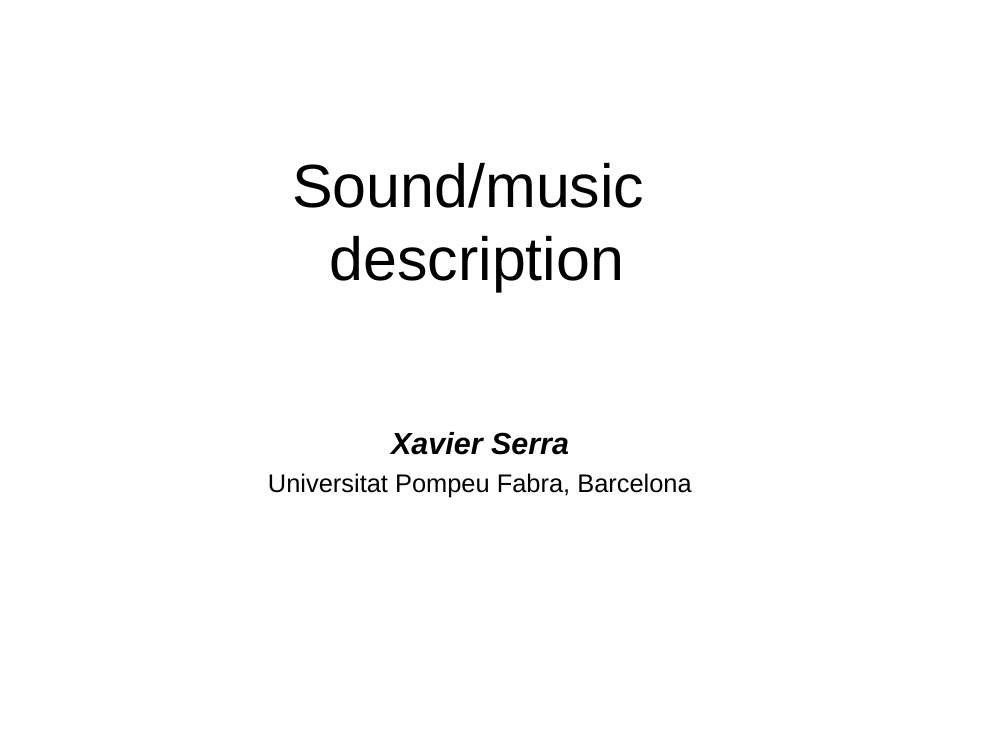
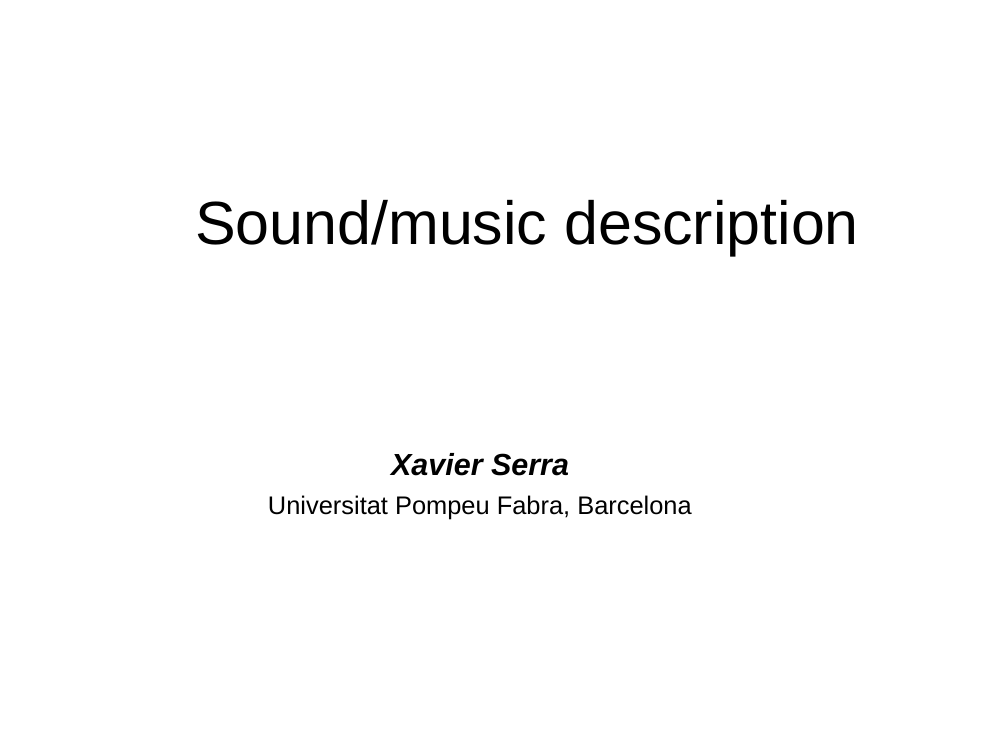
Before and after one commit to MTG/sms-tools, a slide deck: slide 1 of lectures/9-Sound-description/Sound-music-description.odp. Drawn at 1008x756 pixels with LibreOffice and Linux fonts; fonts in the diff are those of the drawing. Boxes give left, top, right and bottom in pixels: in the first picture for what was removed or moved away, otherwise in the second. Text is boxed around its words. In the diff, an @@ line names an element or a change of style, - is before the commit and + after.

```diff
--- a/lectures/9-Sound-description/Sound-music-description.odp
+++ b/lectures/9-Sound-description/Sound-music-description.odp
@@ title "Sound/music description" rewrapped from [292,162,644,292] to [195,199,859,255] @@
@@ text "Xavier Serra": place and size @@
-text "Xavier Serra" at [268,432,691,497]
+text "Xavier Serra" at [268,453,691,519]
```
Also in this commit, not shown: 5 other slides changed, 15 other files.
